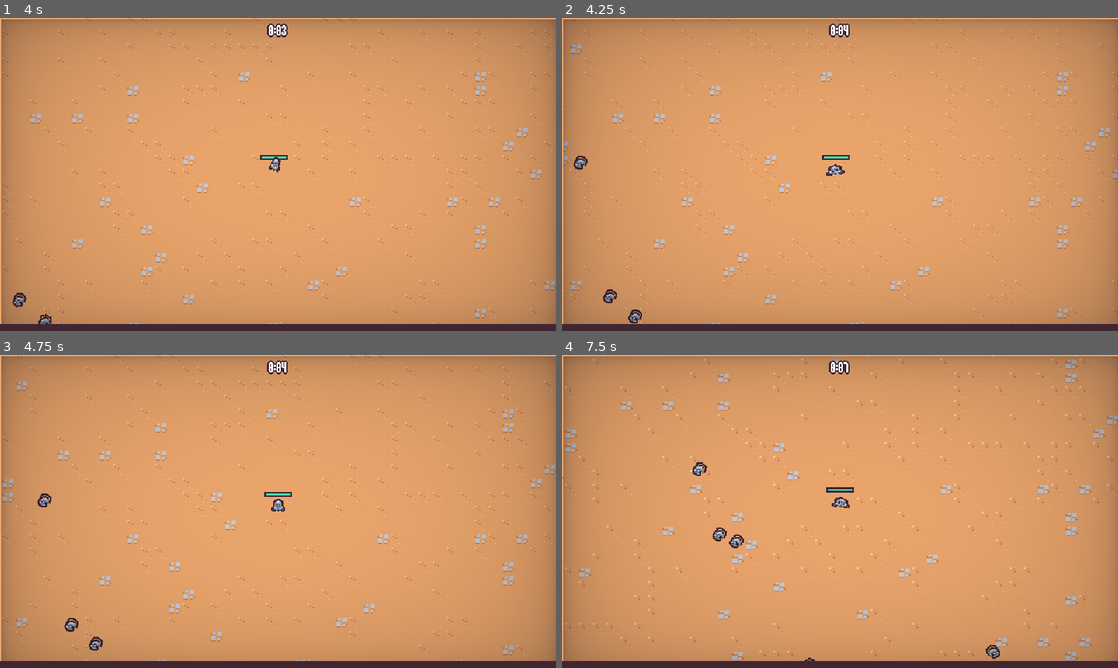
Above: before the commit, frames 1-4 (two rows, left to right).
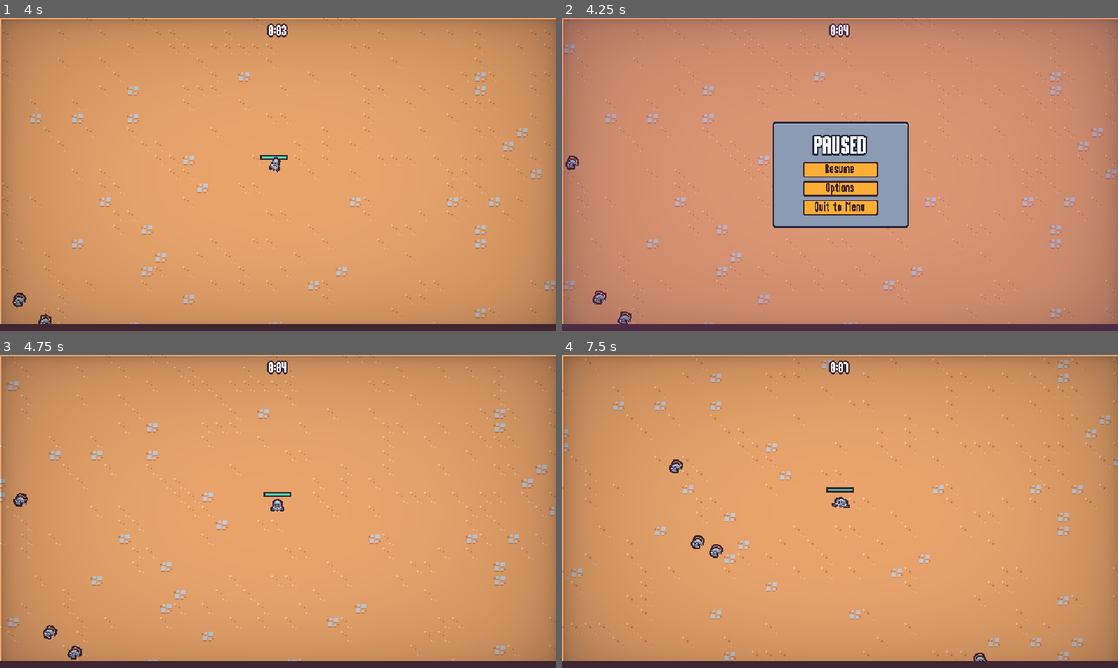
Above: after the commit, the same moments.

Repository: Ian-Ion/2d-survivors-course
Game: Godot game, scene res://scenes/main/main.tscn
Two runs of this game, one before a commit and one after it. Both use one fixed random seed, a clock stepped at 60 frames per second and the inputs below. This scene is started directly instead of the project's main scene.
Inputs (mouse positions are in pixels of both pictures, inside the frame that each line leads up to):
- Up to frame 1 (4 s): move the mouse to (400, 158) at 0.52 s; press the mouse at (400, 158) at 0.53 s; hold D (move_right) 0.53-1.28 s; move the mouse to (166, 190) at 1.27 s; release the mouse at (166, 190) at 1.28 s; hold S (move_down) 1.28-2.03 s; click (166, 190) at 1.35 s; move the mouse to (333, 105) at 2.02 s; press the mouse at (333, 105) at 2.03 s; hold D (move_right) 2.03-2.78 s; move the mouse to (250, 237) at 2.77 s; release the mouse at (250, 237) at 2.78 s; hold W (move_up) 2.78-3.53 s; click (250, 237) at 2.85 s; move the mouse to (444, 221) at 3.52 s; press the mouse at (444, 221) at 3.53 s; hold A (move_left) from 3.53 s (still down)
- Up to frame 2 (4.25 s): keep holding A (move_left); tap Escape (pause, bound only after the commit) at 4.15 s
- Up to frame 3 (4.75 s): release A (move_left) at 4.25 s; release the mouse at (444, 558) at 4.25 s; click (278, 505) at 4.25 s, where only the run after the commit has a clickable "Resume"
- Up to frame 4 (7.5 s): move the mouse to (673, 464) at 5.02 s; hold A (move_left) 5.03-5.78 s; click (673, 464) at 5.1 s; move the mouse to (867, 511) at 5.77 s; press the mouse at (867, 511) at 5.78 s; hold S (move_down) 5.78-6.53 s; move the mouse to (756, 433) at 6.52 s; release the mouse at (756, 433) at 6.53 s; hold D (move_right) 6.53-7.28 s; click (756, 433) at 6.6 s; move the mouse to (962, 495) at 7.27 s; press the mouse at (962, 495) at 7.28 s; hold W (move_up) from 7.28 s (still down)

Frame 1 is identical in both runs. In frame 2, 12% of the frame differs, in the area x 0-100%, y 0-98%; in frame 3, 4.5%; in frame 4, 4.8%.

Commit message:
Add pause menu

Diff:
--- a/project.godot
+++ b/project.godot
@@ -67,6 +67,12 @@
 "events": [Object(InputEventMouseButton,"resource_local_to_scene":false,"resource_name":"","device":-1,"window_id":0,"a …(259 unchanged characters)…
 ]
 }
+pause={
+"deadzone": 0.5,
+"events": [Object(InputEventKey,"resource_local_to_scene":false,"resource_name":"","device":-1,"window_id":0,"alt_pressed":false,"shift_pressed":false,"ctrl_pressed":false,"meta_pressed":false,"pressed":false,"keycode":0,"physical_keycode":4194305,"key_label":0,"unicode":0,"location":0,"echo":false,"script":null)
+, Object(InputEventKey,"resource_local_to_scene":false,"resource_name":"","device":-1,"window_id":0,"alt_pressed":false,"shift_pressed":false,"ctrl_pressed":false,"meta_pressed":false,"pressed":false,"keycode":0,"physical_keycode":80,"key_label":0,"unicode":112,"location":0,"echo":false,"script":null)
+]
+}
 
 [layer_names]
 
--- a/scenes/component/death_component.tscn
+++ b/scenes/component/death_component.tscn
@@ -64,10 +64,6 @@
 point_count = 3
 
 [sub_resource type="CurveTexture" id="CurveTexture_uk37d"]
-resource_local_to_scene = false
-resource_name = ""
-width = 256
-texture_mode = 0
 curve = SubResource("Curve_4wlox")
 
 [sub_resource type="ParticleProcessMaterial" id="ParticleProcessMaterial_1vklv"]
@@ -100,5 +96,4 @@
 interpolate = false
 
 [node name="HitRandomAudioPlayerComponent" parent="." instance=ExtResource("3_1b5on")]
-max_distance = 300.0
 streams = Array[AudioStream]([ExtResource("4_lnb3k"), ExtResource("5_6s73j"), ExtResource("6_imja5"), ExtResource("7_jrqit"), ExtResource("8_uualk")])
--- a/scenes/game_object/basic_enemy/basic_enemy.tscn
+++ b/scenes/game_object/basic_enemy/basic_enemy.tscn
@@ -120,7 +120,6 @@
 sprite = NodePath("../Visuals/Sprite2D")
 
 [node name="HitRandomAudioPlayerComponent" parent="." instance=ExtResource("10_uci3k")]
-max_distance = 300.0
 streams = Array[AudioStream]([ExtResource("10_bgapt"), ExtResource("12_jmvaw"), ExtResource("13_iddxh"), ExtResource("14_txib4"), ExtResource("15_ssuoo")])
 
 [node name="HurtboxComponent" parent="." node_paths=PackedStringArray("health_component") instance=ExtResource("4_vkfrv")]
--- a/scenes/game_object/wizard_enemy/wizard_enemy.tscn
+++ b/scenes/game_object/wizard_enemy/wizard_enemy.tscn
@@ -162,7 +162,6 @@
 sprite = NodePath("../Visuals/Sprite2D")
 
 [node name="HitRandomAudioPlayerComponent" parent="." instance=ExtResource("8_xnhmn")]
-max_distance = 300.0
 streams = Array[AudioStream]([ExtResource("9_k2gud"), ExtResource("10_x5pnt"), ExtResource("11_1r6ou"), ExtResource("12_10f6m"), ExtResource("13_vsyem")])
 
 [node name="Visuals" type="Node2D" parent="."]
--- a/scenes/main/main.gd
+++ b/scenes/main/main.gd
@@ -1,12 +1,20 @@
 extends Node
 
 @export var end_screen_scene: PackedScene
+
+var pause_menu_scene = preload("res://scenes/ui/pause_menu.tscn")
 
 
 func _ready():
 	$"%Player".health_component.died.connect(on_player_died)
 
 
+func _unhandled_input(event: InputEvent):
+	if event.is_action_pressed("pause"):
+		add_child(pause_menu_scene.instantiate())
+		get_tree().root.set_input_as_handled()
+
+
 func on_player_died():
 	var end_screen_instance = end_screen_scene.instantiate() as EndScreen
 	add_child(end_screen_instance)
--- a/scenes/ui/ability_upgrade_card.tscn
+++ b/scenes/ui/ability_upgrade_card.tscn
@@ -13,35 +13,6 @@
 [ext_resource type="AudioStream" uid="uid://cuv01ljb5x5wv" path="res://assets/audio/switch9.ogg" id="11_pvgje"]
 [ext_resource type="AudioStream" uid="uid://c6p7hck6r0jni" path="res://assets/audio/switch10.ogg" id="12_hrqx4"]
 
-[sub_resource type="Animation" id="Animation_lgnbe"]
-resource_name = "in"
-length = 0.4
-step = 0.05
-tracks/0/type = "value"
-tracks/0/imported = false
-tracks/0/enabled = true
-tracks/0/path = NodePath(".:scale")
-tracks/0/interp = 2
-tracks/0/loop_wrap = true
-tracks/0/keys = {
-"times": PackedFloat32Array(0, 0.15, 0.4),
-"transitions": PackedFloat32Array(1, 1, 1),
-"update": 0,
-"values": [Vector2(0, 0), Vector2(1.2, 1.2), Vector2(1, 1)]
-}
-tracks/1/type = "value"
-tracks/1/imported = false
-tracks/1/enabled = true
-tracks/1/path = NodePath(".:modulate")
-tracks/1/interp = 1
-tracks/1/loop_wrap = true
-tracks/1/keys = {
-"times": PackedFloat32Array(0),
-"transitions": PackedFloat32Array(1),
-"update": 0,
-"values": [Color(1, 1, 1, 1)]
-}
-
 [sub_resource type="Animation" id="Animation_031by"]
 length = 0.001
 tracks/0/type = "value"
@@ -81,6 +52,52 @@
 "values": [0.0]
 }
 
+[sub_resource type="Animation" id="Animation_wprxl"]
+resource_name = "discard"
+length = 0.1
+step = 0.05
+tracks/0/type = "value"
+tracks/0/imported = false
+tracks/0/enabled = true
+tracks/0/path = NodePath(".:scale")
+tracks/0/interp = 2
+tracks/0/loop_wrap = true
+tracks/0/keys = {
+"times": PackedFloat32Array(0, 0.1),
+"transitions": PackedFloat32Array(1, 1),
+"update": 0,
+"values": [Vector2(1, 1), Vector2(0, 0)]
+}
+
+[sub_resource type="Animation" id="Animation_lgnbe"]
+resource_name = "in"
+length = 0.4
+step = 0.05
+tracks/0/type = "value"
+tracks/0/imported = false
+tracks/0/enabled = true
+tracks/0/path = NodePath(".:scale")
+tracks/0/interp = 2
+tracks/0/loop_wrap = true
+tracks/0/keys = {
+"times": PackedFloat32Array(0, 0.15, 0.4),
+"transitions": PackedFloat32Array(1, 1, 1),
+"update": 0,
+"values": [Vector2(0, 0), Vector2(1.2, 1.2), Vector2(1, 1)]
+}
+tracks/1/type = "value"
+tracks/1/imported = false
+tracks/1/enabled = true
+tracks/1/path = NodePath(".:modulate")
+tracks/1/interp = 1
+tracks/1/loop_wrap = true
+tracks/1/keys = {
+"times": PackedFloat32Array(0),
+"transitions": PackedFloat32Array(1),
+"update": 0,
+"values": [Color(1, 1, 1, 1)]
+}
+
 [sub_resource type="Animation" id="Animation_coxm1"]
 resource_name = "selected"
 length = 0.4
@@ -124,23 +141,6 @@
 }]
 }
 
-[sub_resource type="Animation" id="Animation_wprxl"]
-resource_name = "discard"
-length = 0.1
-step = 0.05
-tracks/0/type = "value"
-tracks/0/imported = false
-tracks/0/enabled = true
-tracks/0/path = NodePath(".:scale")
-tracks/0/interp = 2
-tracks/0/loop_wrap = true
-tracks/0/keys = {
-"times": PackedFloat32Array(0, 0.1),
-"transitions": PackedFloat32Array(1, 1),
-"update": 0,
-"values": [Vector2(1, 1), Vector2(0, 0)]
-}
-
 [sub_resource type="AnimationLibrary" id="AnimationLibrary_ofuu5"]
 _data = {
 "RESET": SubResource("Animation_031by"),
@@ -149,6 +149,21 @@
 "selected": SubResource("Animation_coxm1")
 }
 
+[sub_resource type="Animation" id="Animation_1n01w"]
+length = 0.001
+tracks/0/type = "value"
+tracks/0/imported = false
+tracks/0/enabled = true
+tracks/0/path = NodePath(".:rotation")
+tracks/0/interp = 1
+tracks/0/loop_wrap = true
+tracks/0/keys = {
+"times": PackedFloat32Array(0),
+"transitions": PackedFloat32Array(1),
+"update": 0,
+"values": [0.0]
+}
+
 [sub_resource type="Animation" id="Animation_naggx"]
 resource_name = "hover"
 length = 0.2
@@ -178,21 +193,6 @@
 "args": [],
 "method": &"play_random"
 }]
-}
-
-[sub_resource type="Animation" id="Animation_1n01w"]
-length = 0.001
-tracks/0/type = "value"
-tracks/0/imported = false
-tracks/0/enabled = true
-tracks/0/path = NodePath(".:rotation")
-tracks/0/interp = 1
-tracks/0/loop_wrap = true
-tracks/0/keys = {
-"times": PackedFloat32Array(0),
-"transitions": PackedFloat32Array(1),
-"update": 0,
-"values": [0.0]
 }
 
 [sub_resource type="AnimationLibrary" id="AnimationLibrary_3vg8b"]
--- a/scenes/ui/end_screen.tscn
+++ b/scenes/ui/end_screen.tscn
@@ -4,6 +4,21 @@
 [ext_resource type="AudioStream" uid="uid://6ltvss7777hn" path="res://assets/audio/jingles_victory.ogg" id="2_knn74"]
 [ext_resource type="PackedScene" uid="uid://blrs8jdkx61jy" path="res://scenes/ui/sound_button.tscn" id="2_ncomd"]
 [ext_resource type="AudioStream" uid="uid://bhicw6d06xpnj" path="res://assets/audio/jingles_defeat.ogg" id="3_ayf67"]
+
+[sub_resource type="Animation" id="Animation_5qvni"]
+length = 0.001
+tracks/0/type = "value"
+tracks/0/imported = false
+tracks/0/enabled = true
+tracks/0/path = NodePath("ColorRect:modulate")
+tracks/0/interp = 1
+tracks/0/loop_wrap = true
+tracks/0/keys = {
+"times": PackedFloat32Array(0),
+"transitions": PackedFloat32Array(1),
+"update": 0,
+"values": [Color(1, 1, 1, 1)]
+}
 
 [sub_resource type="Animation" id="Animation_l5vhh"]
 resource_name = "in"
@@ -20,21 +35,6 @@
 "transitions": PackedFloat32Array(1, 1),
 "update": 0,
 "values": [Color(1, 1, 1, 0), Color(1, 1, 1, 1)]
-}
-
-[sub_resource type="Animation" id="Animation_5qvni"]
-length = 0.001
-tracks/0/type = "value"
-tracks/0/imported = false
-tracks/0/enabled = true
-tracks/0/path = NodePath("ColorRect:modulate")
-tracks/0/interp = 1
-tracks/0/loop_wrap = true
-tracks/0/keys = {
-"times": PackedFloat32Array(0),
-"transitions": PackedFloat32Array(1),
-"update": 0,
-"values": [Color(1, 1, 1, 1)]
 }
 
 [sub_resource type="Animation" id="Animation_im50n"]
--- a/scenes/ui/options_menu.gd
+++ b/scenes/ui/options_menu.gd
@@ -1,4 +1,5 @@
 extends CanvasLayer
+class_name OptionsMenu
 
 signal back_pressed
 
--- a/scenes/ui/options_menu.tscn
+++ b/scenes/ui/options_menu.tscn
@@ -6,10 +6,11 @@
 [ext_resource type="PackedScene" uid="uid://blrs8jdkx61jy" path="res://scenes/ui/sound_button.tscn" id="3_g5j86"]
 
 [node name="OptionsMenu" type="CanvasLayer"]
+layer = 2
 script = ExtResource("1_tj0ui")
 
 [node name="Vignette" parent="." instance=ExtResource("2_mrqfd")]
-layer = 2
+layer = 3
 
 [node name="TileMapLayer" type="TileMapLayer" parent="."]
 use_parent_material = true
--- /dev/null
+++ b/scenes/ui/pause_menu.gd
@@ -0,0 +1,67 @@
+extends CanvasLayer
+
+@onready var panel_container: PanelContainer = %PanelContainer
+
+var options_menu_scene = preload("res://scenes/ui/options_menu.tscn")
+var is_closing = false
+
+
+func _ready():
+	get_tree().paused = true
+	panel_container.pivot_offset = panel_container.size / 2
+
+	%ResumeButton.pressed.connect(on_resume_pressed)
+	%OptionsButton.pressed.connect(on_options_pressed)
+	%QuitButton.pressed.connect(on_quit_pressed)
+
+	$AnimationPlayer.play("default")
+
+	var tween = create_tween()
+	tween.tween_property(panel_container, "scale", Vector2.ZERO, 0)
+	tween.tween_property(panel_container, "scale", Vector2.ONE, .3)\
+		.set_ease(Tween.EASE_OUT)\
+		.set_trans(Tween.TRANS_BACK)
+
+
+func _unhandled_input(event: InputEvent):
+	if event.is_action_pressed("pause"):
+		get_tree().root.set_input_as_handled()
+		close()
+
+
+func close():
+	if is_closing:
+		return
+
+	is_closing = true
+	$AnimationPlayer.play_backwards("default")
+
+	var tween = create_tween()
+	tween.tween_property(panel_container, "scale", Vector2.ONE, 0)
+	tween.tween_property(panel_container, "scale", Vector2.ZERO, .3)\
+		.set_ease(Tween.EASE_IN)\
+		.set_trans(Tween.TRANS_BACK)
+
+	await tween.finished
+
+	get_tree().paused = false
+	queue_free()
+
+
+func on_resume_pressed():
+	close()
+
+
+func on_options_pressed():
+	var options_menu_instance = options_menu_scene.instantiate() as OptionsMenu
+	add_child(options_menu_instance)
+	options_menu_instance.back_pressed.connect(on_options_back_pressed.bind(options_menu_instance))
+
+
+func on_options_back_pressed(options_menu: OptionsMenu):
+	options_menu.queue_free()
+
+
+func on_quit_pressed():
+	get_tree().paused = false
+	get_tree().change_scene_to_file("res://scenes/ui/main_menu.tscn")
--- /dev/null
+++ b/scenes/ui/pause_menu.tscn
@@ -0,0 +1,118 @@
+[gd_scene load_steps=7 format=3 uid="uid://dhtgxakq5h5nv"]
+
+[ext_resource type="Script" path="res://scenes/ui/pause_menu.gd" id="1_72vuh"]
+[ext_resource type="PackedScene" uid="uid://blrs8jdkx61jy" path="res://scenes/ui/sound_button.tscn" id="4_vmwdq"]
+
+[sub_resource type="Animation" id="Animation_8u5eh"]
+length = 0.001
+tracks/0/type = "value"
+tracks/0/imported = false
+tracks/0/enabled = true
+tracks/0/path = NodePath("ColorRect:modulate")
+tracks/0/interp = 1
+tracks/0/loop_wrap = true
+tracks/0/keys = {
+"times": PackedFloat32Array(0),
+"transitions": PackedFloat32Array(1),
+"update": 0,
+"values": [Color(1, 1, 1, 1)]
+}
+
+[sub_resource type="Animation" id="Animation_p7wn1"]
+resource_name = "out"
+step = 0.05
+
+[sub_resource type="Animation" id="Animation_hkq4q"]
+resource_name = "default"
+length = 0.15
+step = 0.05
+tracks/0/type = "value"
+tracks/0/imported = false
+tracks/0/enabled = true
+tracks/0/path = NodePath("ColorRect:modulate")
+tracks/0/interp = 1
+tracks/0/loop_wrap = true
+tracks/0/keys = {
+"times": PackedFloat32Array(0, 0.15),
+"transitions": PackedFloat32Array(1, 1),
+"update": 0,
+"values": [Color(1, 1, 1, 0), Color(1, 1, 1, 1)]
+}
+
+[sub_resource type="AnimationLibrary" id="AnimationLibrary_ihatf"]
+_data = {
+"RESET": SubResource("Animation_8u5eh"),
+"default": SubResource("Animation_hkq4q"),
+"out": SubResource("Animation_p7wn1")
+}
+
+[node name="PauseMenu" type="CanvasLayer"]
+process_mode = 3
+script = ExtResource("1_72vuh")
+
+[node name="AnimationPlayer" type="AnimationPlayer" parent="."]
+libraries = {
+"": SubResource("AnimationLibrary_ihatf")
+}
+
+[node name="ColorRect" type="ColorRect" parent="."]
+anchors_preset = 15
+anchor_right = 1.0
+anchor_bottom = 1.0
+grow_horizontal = 2
+grow_vertical = 2
+color = Color(0.607843, 0.298039, 0.639216, 0.352941)
+
+[node name="MarginContainer" type="MarginContainer" parent="."]
+anchors_preset = 15
+anchor_right = 1.0
+anchor_bottom = 1.0
+grow_horizontal = 2
+grow_vertical = 2
+
+[node name="PanelContainer" type="PanelContainer" parent="MarginContainer"]
+unique_name_in_owner = true
+custom_minimum_size = Vector2(180, 140)
+layout_mode = 2
+size_flags_horizontal = 4
+size_flags_vertical = 4
+
+[node name="MarginContainer" type="MarginContainer" parent="MarginContainer/PanelContainer"]
+layout_mode = 2
+theme_override_constants/margin_left = 8
+theme_override_constants/margin_top = 8
+theme_override_constants/margin_right = 8
+theme_override_constants/margin_bottom = 8
+
+[node name="VBoxContainer" type="VBoxContainer" parent="MarginContainer/PanelContainer/MarginContainer"]
+custom_minimum_size = Vector2(150, 0)
+layout_mode = 2
+size_flags_horizontal = 4
+size_flags_vertical = 4
+
+[node name="Label" type="Label" parent="MarginContainer/PanelContainer/MarginContainer/VBoxContainer"]
+layout_mode = 2
+size_flags_horizontal = 4
+theme_type_variation = &"BlueOutlineLabel"
+theme_override_font_sizes/font_size = 32
+text = "PAUSED"
+
+[node name="VBoxContainer" type="VBoxContainer" parent="MarginContainer/PanelContainer/MarginContainer/VBoxContainer"]
+custom_minimum_size = Vector2(100, 0)
+layout_mode = 2
+size_flags_horizontal = 4
+
+[node name="ResumeButton" parent="MarginContainer/PanelContainer/MarginContainer/VBoxContainer/VBoxContainer" instance=ExtResource("4_vmwdq")]
+unique_name_in_owner = true
+layout_mode = 2
+text = "Resume"
+
+[node name="OptionsButton" parent="MarginContainer/PanelContainer/MarginContainer/VBoxContainer/VBoxContainer" instance=ExtResource("4_vmwdq")]
+unique_name_in_owner = true
+layout_mode = 2
+text = "Options"
+
+[node name="QuitButton" parent="MarginContainer/PanelContainer/MarginContainer/VBoxContainer/VBoxContainer" instance=ExtResource("4_vmwdq")]
+unique_name_in_owner = true
+layout_mode = 2
+text = "Quit to Menu"
--- a/scenes/ui/upgrade_screen.tscn
+++ b/scenes/ui/upgrade_screen.tscn
@@ -2,6 +2,21 @@
 
 [ext_resource type="Script" path="res://scenes/ui/upgrade_screen.gd" id="1_dd366"]
 [ext_resource type="PackedScene" uid="uid://bbjll8k3l5ykp" path="res://scenes/ui/ability_upgrade_card.tscn" id="1_u2xg2"]
+
+[sub_resource type="Animation" id="Animation_5qvni"]
+length = 0.001
+tracks/0/type = "value"
+tracks/0/imported = false
+tracks/0/enabled = true
+tracks/0/path = NodePath("ColorRect:modulate")
+tracks/0/interp = 1
+tracks/0/loop_wrap = true
+tracks/0/keys = {
+"times": PackedFloat32Array(0),
+"transitions": PackedFloat32Array(1),
+"update": 0,
+"values": [Color(1, 1, 1, 1)]
+}
 
 [sub_resource type="Animation" id="Animation_l5vhh"]
 resource_name = "in"
@@ -18,21 +33,6 @@
 "transitions": PackedFloat32Array(1, 1),
 "update": 0,
 "values": [Color(1, 1, 1, 0), Color(1, 1, 1, 1)]
-}
-
-[sub_resource type="Animation" id="Animation_5qvni"]
-length = 0.001
-tracks/0/type = "value"
-tracks/0/imported = false
-tracks/0/enabled = true
-tracks/0/path = NodePath("ColorRect:modulate")
-tracks/0/interp = 1
-tracks/0/loop_wrap = true
-tracks/0/keys = {
-"times": PackedFloat32Array(0),
-"transitions": PackedFloat32Array(1),
-"update": 0,
-"values": [Color(1, 1, 1, 1)]
 }
 
 [sub_resource type="Animation" id="Animation_im50n"]
--- a/scenes/ui/vignette.tscn
+++ b/scenes/ui/vignette.tscn
@@ -2,6 +2,45 @@
 
 [ext_resource type="Script" path="res://scenes/ui/vignette.gd" id="1_spybw"]
 [ext_resource type="Shader" path="res://scenes/ui/vignette.gdshader" id="1_ym8n3"]
+
+[sub_resource type="Animation" id="Animation_6eoc8"]
+length = 0.001
+tracks/0/type = "value"
+tracks/0/imported = false
+tracks/0/enabled = true
+tracks/0/path = NodePath("ColorRect:material:shader_parameter/vignette_intensity")
+tracks/0/interp = 1
+tracks/0/loop_wrap = true
+tracks/0/keys = {
+"times": PackedFloat32Array(0),
+"transitions": PackedFloat32Array(1),
+"update": 0,
+"values": [0.682]
+}
+tracks/1/type = "value"
+tracks/1/imported = false
+tracks/1/enabled = true
+tracks/1/path = NodePath("ColorRect:material:shader_parameter/vignette_rgb")
+tracks/1/interp = 1
+tracks/1/loop_wrap = true
+tracks/1/keys = {
+"times": PackedFloat32Array(0),
+"transitions": PackedFloat32Array(1),
+"update": 0,
+"values": [Color(0.247059, 0.14902, 0.192157, 1)]
+}
+tracks/2/type = "value"
+tracks/2/imported = false
+tracks/2/enabled = true
+tracks/2/path = NodePath("ColorRect:material:shader_parameter/vignette_opacity")
+tracks/2/interp = 1
+tracks/2/loop_wrap = true
+tracks/2/keys = {
+"times": PackedFloat32Array(0),
+"transitions": PackedFloat32Array(1),
+"update": 0,
+"values": [0.115]
+}
 
 [sub_resource type="Animation" id="Animation_sq8xg"]
 resource_name = "hit"
@@ -44,45 +83,6 @@
 "values": [0.115, 0.329, 0.115]
 }
 
-[sub_resource type="Animation" id="Animation_6eoc8"]
-length = 0.001
-tracks/0/type = "value"
-tracks/0/imported = false
-tracks/0/enabled = true
-tracks/0/path = NodePath("ColorRect:material:shader_parameter/vignette_intensity")
-tracks/0/interp = 1
-tracks/0/loop_wrap = true
-tracks/0/keys = {
-"times": PackedFloat32Array(0),
-"transitions": PackedFloat32Array(1),
-"update": 0,
-"values": [0.682]
-}
-tracks/1/type = "value"
-tracks/1/imported = false
-tracks/1/enabled = true
-tracks/1/path = NodePath("ColorRect:material:shader_parameter/vignette_rgb")
-tracks/1/interp = 1
-tracks/1/loop_wrap = true
-tracks/1/keys = {
-"times": PackedFloat32Array(0),
-"transitions": PackedFloat32Array(1),
-"update": 0,
-"values": [Color(0.247059, 0.14902, 0.192157, 1)]
-}
-tracks/2/type = "value"
-tracks/2/imported = false
-tracks/2/enabled = true
-tracks/2/path = NodePath("ColorRect:material:shader_parameter/vignette_opacity")
-tracks/2/interp = 1
-tracks/2/loop_wrap = true
-tracks/2/keys = {
-"times": PackedFloat32Array(0),
-"transitions": PackedFloat32Array(1),
-"update": 0,
-"values": [0.115]
-}
-
 [sub_resource type="AnimationLibrary" id="AnimationLibrary_scy25"]
 _data = {
 "RESET": SubResource("Animation_6eoc8"),
